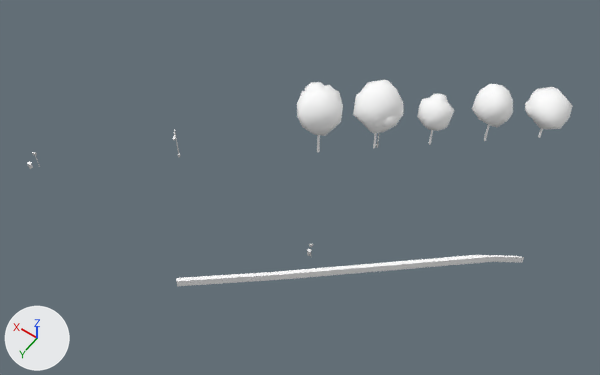
The glTF model cities/arlov-borggatan/pack/tiles/c11_12.glb, before and after one commit.
The view is the same before and after, from a camera (50 mm lens) standing at (642.0, 818.0, 98.0) and looking at (682.5, 761.3, 8.9). Every picture has the same lights, and +X, +Y and +Z are marked at lower left. The older version comes first. Where no turn or scale is listed for an object, it has been applied to the vertices. Vertices at exactly the same position are counted once.

The first picture shows 'SM_Street_Furniture_11_12', 'SM_Trees_11_12', 'SM_Wall_RetainingWall_11_12'.
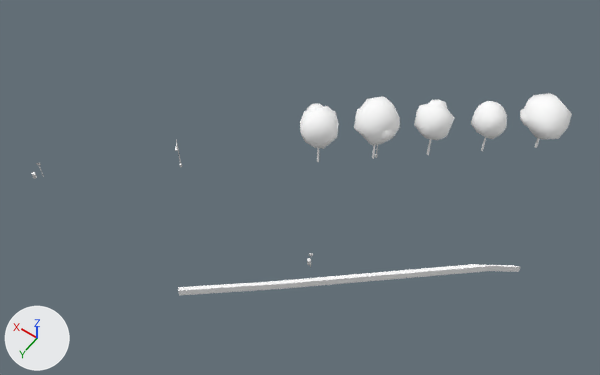
Pixel boxes (x1, y1, x2, y2) of what changed, in the pictures (600 x 375 px; the box of a moved part takes in the faces that stretch with it):
'SM_Trees_11_12', reshaped, moved, rescaled: before (297, 80, 573, 152); after (300, 93, 572, 162)
'SM_Wall_RetainingWall_11_12', moved: before (176, 255, 524, 286); after (178, 264, 520, 296)
'SM_Street_Furniture_11_12', moved: before (27, 129, 379, 256); after (31, 140, 378, 267)
part 1 of me_sm_trees_11_12, moved or reshaped: before (317, 135, 320, 152); after (317, 148, 319, 162)
part 2 of me_sm_trees_11_12, moved or reshaped: before (373, 133, 377, 149); after (372, 145, 375, 159)
part 3 of me_sm_trees_11_12, moved or reshaped: before (429, 130, 433, 145); after (427, 139, 432, 155)
part 4 of me_sm_trees_11_12, moved or reshaped: before (484, 125, 490, 141); after (481, 137, 486, 151)
part 5 of me_sm_trees_11_12, moved or reshaped: before (538, 128, 543, 138); after (535, 138, 540, 148)
part 6 of me_sm_trees_11_12, moved or reshaped: before (297, 88, 343, 136); after (300, 109, 339, 149)
part 7 of me_sm_trees_11_12, moved or reshaped (mostly hidden): before (324, 85, 335, 90); after (323, 106, 331, 110)
part 8 of me_sm_trees_11_12, moved or reshaped: before (305, 82, 325, 90); after (306, 104, 323, 111)
part 9 of me_sm_trees_11_12, moved or reshaped: before (353, 80, 404, 133); after (354, 96, 400, 145)
part 10 of me_sm_trees_11_12, moved or reshaped: before (381, 116, 396, 127); after (380, 130, 393, 140)
part 11 of me_sm_trees_11_12, moved or reshaped: before (417, 98, 454, 131); after (414, 104, 455, 140)
part 12 of me_sm_trees_11_12, moved or reshaped: before (430, 94, 448, 102); after (428, 99, 447, 108)
part 13 of me_sm_trees_11_12, moved or reshaped: before (472, 84, 513, 127); after (471, 101, 507, 139)
part 14 of me_sm_trees_11_12, moved or reshaped: before (528, 87, 573, 129); after (524, 93, 572, 139)
part 15 of me_sm_trees_11_12, moved or reshaped: before (525, 101, 532, 118); after (520, 109, 528, 127)

The change, as a diff of the scene's bpy script:
```diff
--- a/cities/arlov-borggatan/pack/tiles/c11_12.glb.py
+++ b/cities/arlov-borggatan/pack/tiles/c11_12.glb.py
@@ me_sm_trees_11_12 @@
 # used by ob_sm_trees_11_12; location = (672.48, 743.78, 14.19); scale = (15.3, 15.3, 15.3)
-me_sm_trees_11_12.from_pydata(...)  # 690 vertices, 1260 faces; spans x -1.0..1.0, y -0.89..0.89, z -0.41..0.41
+me_sm_trees_11_12.from_pydata(...)  # 690 vertices, 1260 faces; spans x -1.0..1.0, y -0.89..0.89, z -0.38..0.38
+# me_sm_trees_11_12 part 1: the loose piece of 12 vertices spanning x 0.77..0.79, y 0.67..0.69, z -0.39..-0.05 is scaled about its middle by (0.863, 0.866, 0.869), then moved by (0.03, 0.03, 0.01)
+# me_sm_trees_11_12 part 2: the loose piece of 12 vertices spanning x 0.37..0.4, y 0.33..0.35, z -0.39..-0.06 is scaled about its middle by (0.929, 0.934, 0.934), then moved by (0.03, 0.03, 0.02)
+# me_sm_trees_11_12 part 3: the loose piece of 12 vertices spanning x -0.02..0.0, y -0.01..0.0, z -0.39..-0.14 is scaled about its middle by 1.11, then moved by (0.03, 0.02, 0.04)
+# me_sm_trees_11_12 part 4: the loose piece of 12 vertices spanning x -0.42..-0.39, y -0.36..-0.34, z -0.4..-0.11 is scaled about its middle by 0.903, then moved by (0.02, 0.02, 0.01)
+# me_sm_trees_11_12 part 5: the loose piece of 12 vertices spanning x -0.81..-0.79, y -0.7..-0.68, z -0.41..-0.17 is scaled about its middle by (1.1, 1.11, 1.1), then moved by (0.02, 0.02, 0.04)
+# me_sm_trees_11_12 part 6: the loose piece of 42 vertices spanning x 0.55..1.0, y 0.48..0.89, z -0.06..0.41 is scaled about its middle by 0.866, then moved by (0.03, 0.03, -0.05)
+# me_sm_trees_11_12 part 7: the loose piece of 42 vertices spanning x 0.68..0.89, y 0.45..0.69, z 0.14..0.33 is scaled about its middle by 0.866, then moved by (0.03, 0.04, -0.05)
+# me_sm_trees_11_12 part 8: the loose piece of 42 vertices spanning x 0.74..0.99, y 0.49..0.72, z 0.16..0.35 is scaled about its middle by 0.866, then moved by (0.02, 0.04, -0.06)
+# me_sm_trees_11_12 part 9: the loose piece of 42 vertices spanning x 0.16..0.61, y 0.09..0.55, z -0.07..0.4 is scaled about its middle by 0.932, then moved by (0.03, 0.03, -0.01)
+# me_sm_trees_11_12 part 10: the loose piece of 42 vertices spanning x 0.18..0.38, y 0.31..0.5, z 0.07..0.24 is moved by (0.03, 0.02, -0.01)
+# me_sm_trees_11_12 part 11: the loose piece of 42 vertices spanning x -0.16..0.16, y -0.18..0.16, z -0.16..0.19 is scaled about its middle by 1.11, then moved by (0.03, 0.02, 0.07)
+# me_sm_trees_11_12 part 12: the loose piece of 42 vertices spanning x -0.07..0.11, y -0.18..-0.01, z -0.01..0.14 is scaled about its middle by 1.11, then moved by (0.03, 0.01, 0.08)
+# me_sm_trees_11_12 part 13: the loose piece of 42 vertices spanning x -0.59..-0.22, y -0.54..-0.17, z -0.1..0.26 is scaled about its middle by 0.904, then moved by (0.02, 0.02, -0.02)
+# me_sm_trees_11_12 part 14: the loose piece of 42 vertices spanning x -1.0..-0.6, y -0.89..-0.5, z -0.17..0.14 is scaled about its middle by 1.1, then moved by (0.02, 0.02, 0.07)
+# me_sm_trees_11_12 part 15: the loose piece of 42 vertices spanning x -0.82..-0.59, y -0.75..-0.53, z -0.11..0.05 is scaled about its middle by 1.1, then moved by (0.03, 0.03, 0.07)
+# other edits to the shape of me_sm_trees_11_12 do not show in these pictures
 me_sm_trees_11_12.materials.append(mat_m_bark_wood)
@@ ob_sm_street_furniture_11_12 @@
 ob_sm_street_furniture_11_12 = bpy.data.objects.new('SM_Street_Furniture_11_12', me_sm_street_furniture_11_12)
-ob_sm_street_furniture_11_12.location = (695.1, 764.34, 11.14)
+ob_sm_street_furniture_11_12.location = (695.1, 764.34, 8.92)
@@ ob_sm_trees_11_12 @@
 ob_sm_trees_11_12 = bpy.data.objects.new('SM_Trees_11_12', me_sm_trees_11_12)
-ob_sm_trees_11_12.location = (672.48, 743.78, 14.19)
-ob_sm_trees_11_12.scale = (15.3, 15.3, 15.3)
+ob_sm_trees_11_12.location = (672.1, 743.41, 11.52)
+ob_sm_trees_11_12.scale = (15.2, 15.2, 15.2)
@@ ob_sm_wall_retainingwall_11_12 @@
 ob_sm_wall_retainingwall_11_12 = bpy.data.objects.new('SM_Wall_RetainingWall_11_12', me_sm_wall_retainingwall_11_12)
-ob_sm_wall_retainingwall_11_12.location = (669.62, 768.17, 8.37)
+ob_sm_wall_retainingwall_11_12.location = (669.62, 768.17, 6.14)
```
